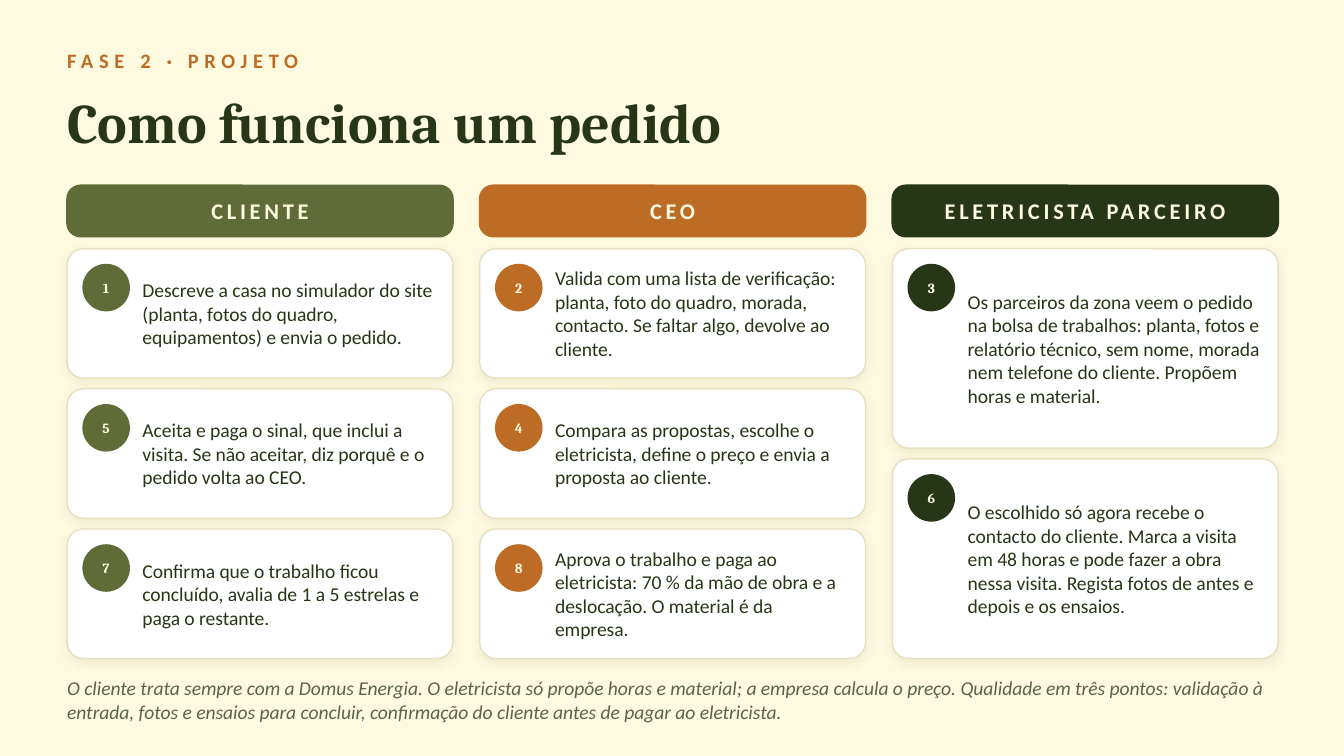
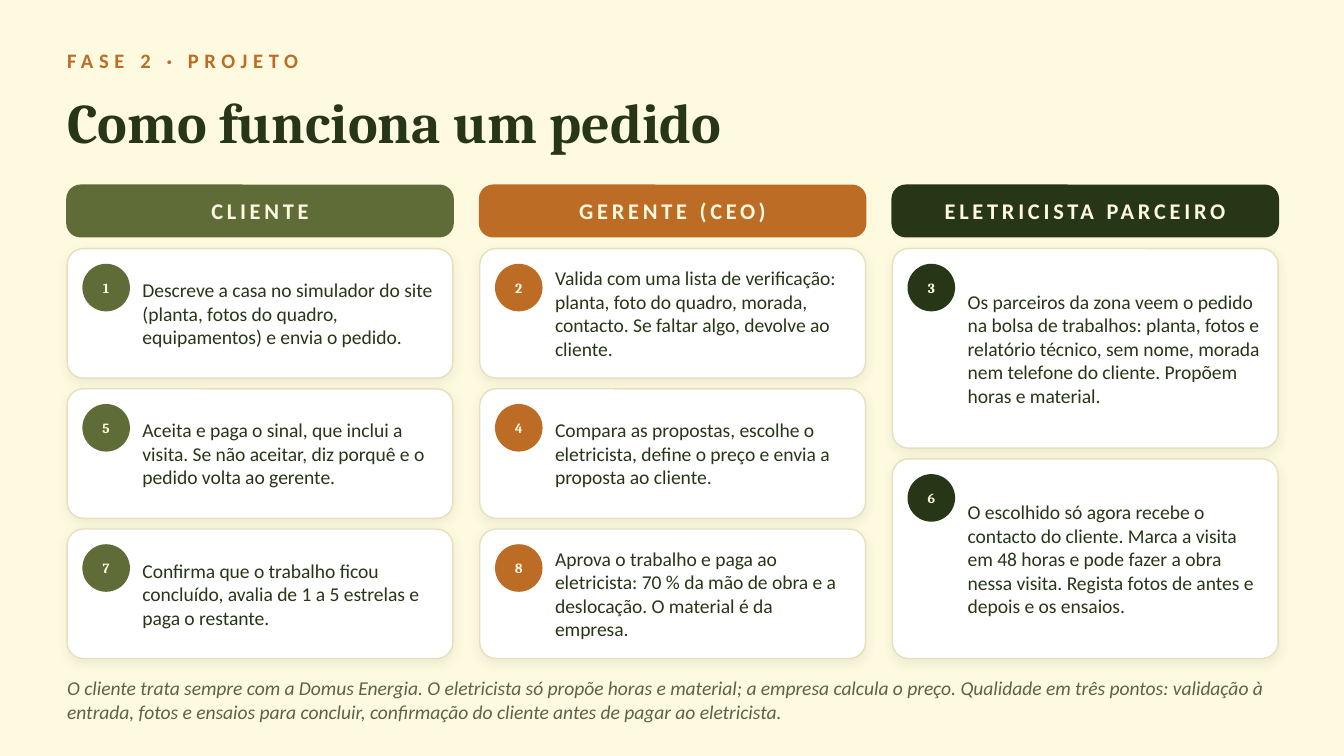
Before and after one commit to ruibraganca2014-coder/marketing-saas, a slide deck: slide 9 of domus-energia/negocio/Domus_Energia_Ideia_de_Negocio_v2.pptx. Drawn at 1344x756 pixels with LibreOffice and Linux fonts; fonts in the diff are those of the drawing. Boxes give left, top, right and bottom in pixels: in the first picture for what was removed or moved away, otherwise in the second. Text is boxed around its words. In the diff, an @@ line names an element or a change of style, - is before the commit and + after.

```diff
--- a/domus-energia/negocio/Domus_Energia_Ideia_de_Negocio_v2.pptx
+++ b/domus-energia/negocio/Domus_Energia_Ideia_de_Negocio_v2.pptx
@@ text at <box>579,202,766,222</box>: text changed @@
-CEO
+GERENTE (CEO)
@@ text at <box>142,423,424,488</box>: text changed @@
-Aceita e paga o sinal, que inclui a visita. Se não aceitar, diz porquê e o pedido volta ao CEO.
+Aceita e paga o sinal, que inclui a visita. Se não aceitar, diz porquê e o pedido volta ao gerente.
```
Also in this commit, not shown: 2 other slides changed, 3 other files.
